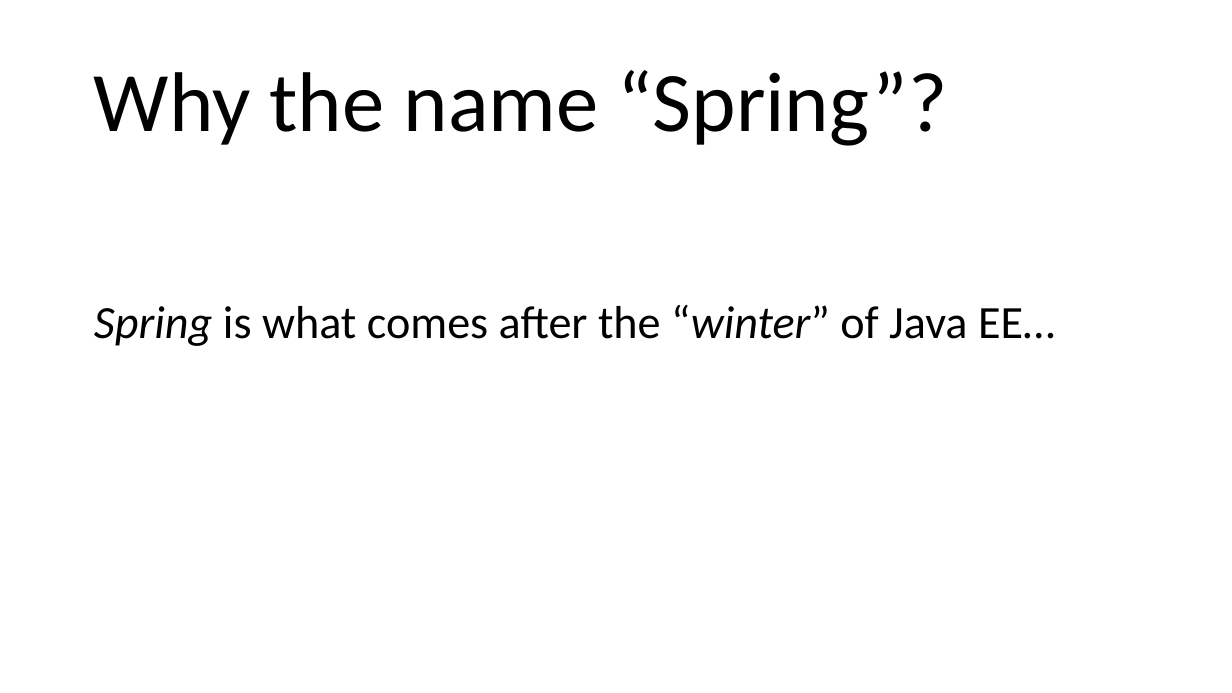
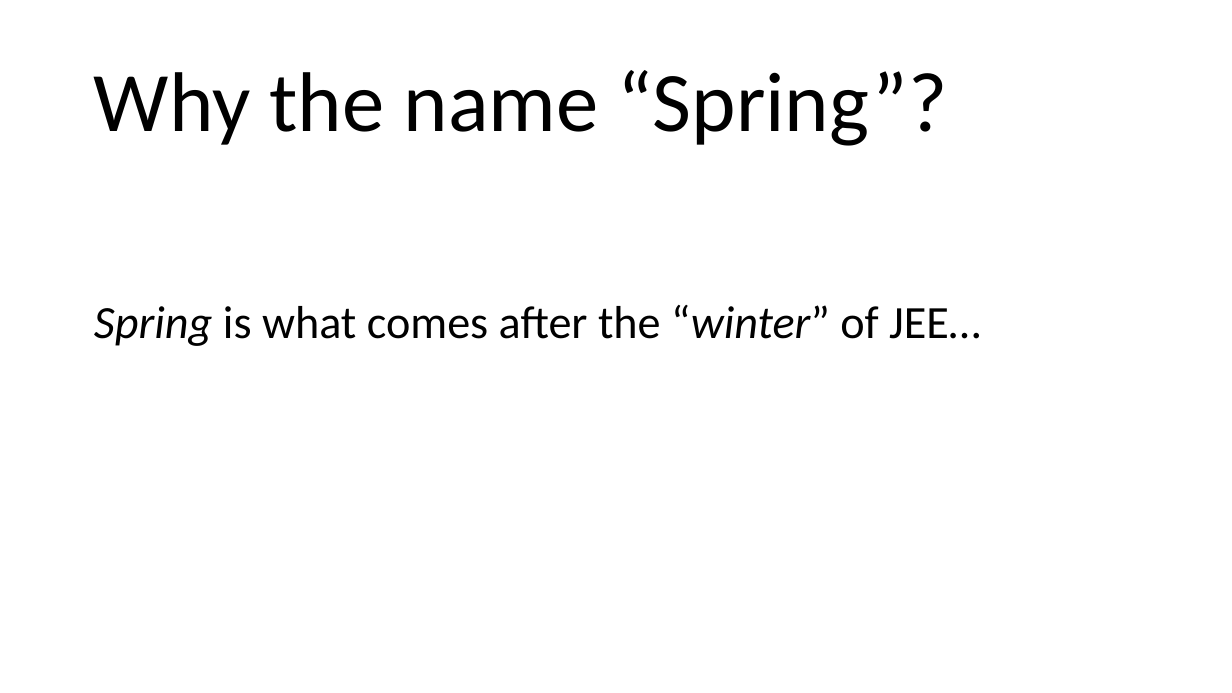
Before and after one commit to arcuri82/testing_security_development_enterprise_systems, a slide deck: slide 4 of doc/intro/slides/lesson_08_spring.pptx. Drawn at 1232x693 pixels with LibreOffice and Linux fonts; fonts in the diff are those of the drawing. Boxes give left, top, right and bottom in pixels: in the first picture for what was removed or moved away, otherwise in the second. Text is boxed around its words. In the diff, an @@ line names an element or a change of style, - is before the commit and + after.

```diff
--- a/doc/intro/slides/lesson_08_spring.pptx
+++ b/doc/intro/slides/lesson_08_spring.pptx
@@ text at (94, 305, 981, 346): text changed @@
-Spring is what comes after the “winter” of Java EE…
+Spring is what comes after the “winter” of JEE…
```
Also in this commit, not shown: 9 other slides changed, 1 other file.
